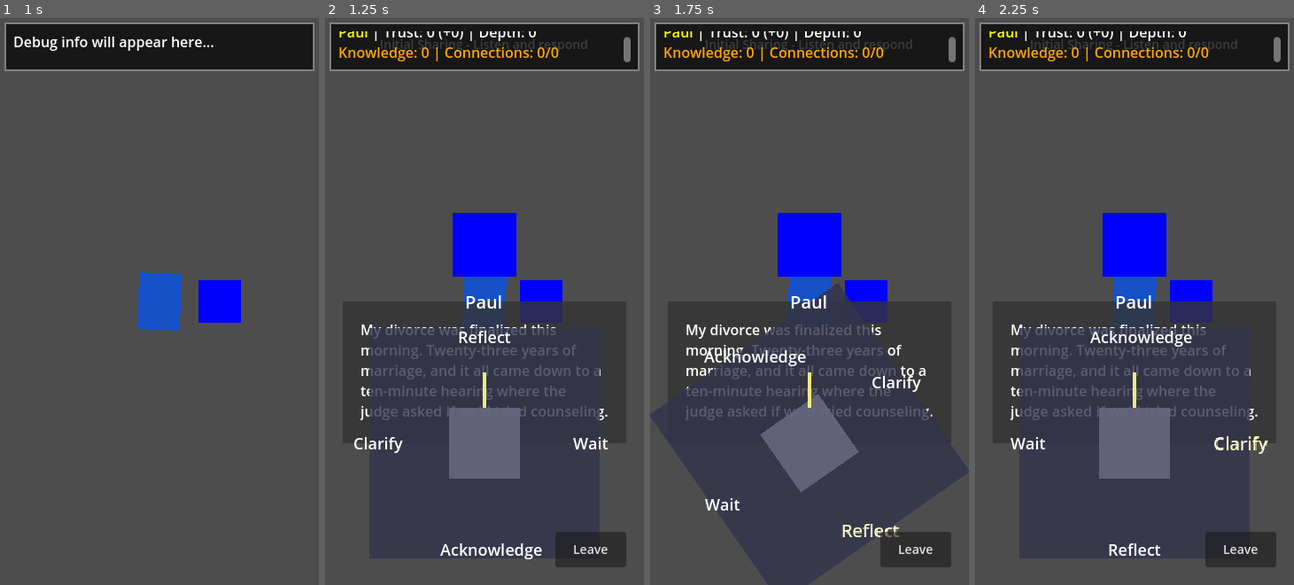
Above: before the commit, frames 1-4 (left to right).
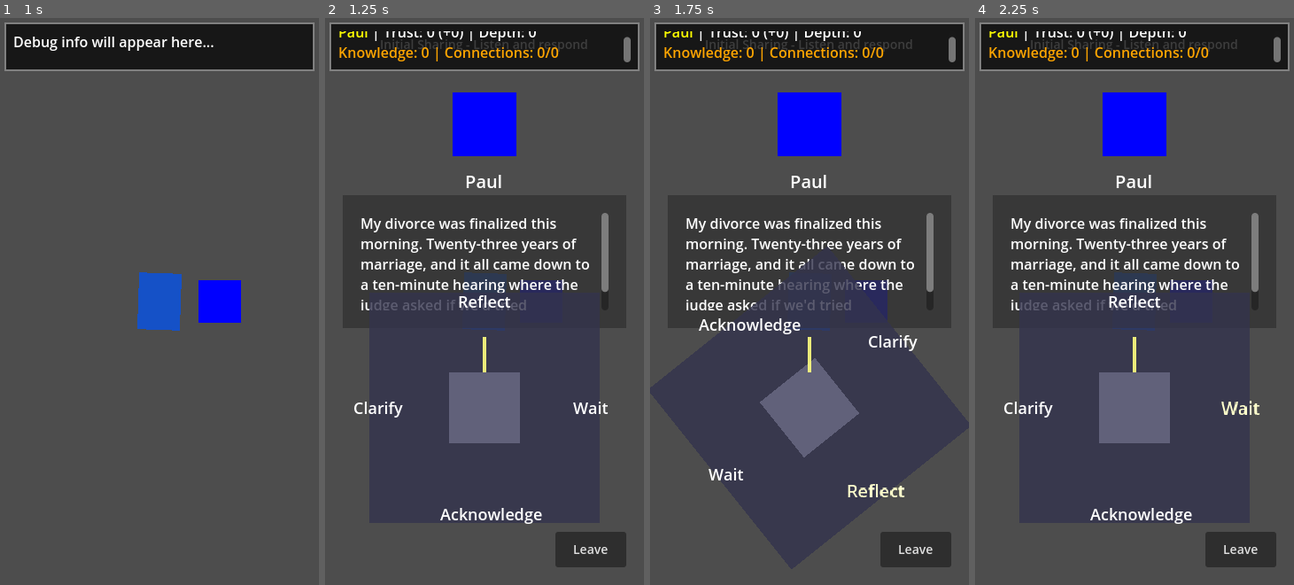
Above: after the commit, the same moments.

Repository: mgsrevolver/bedbound
Game: Godot game, scene res://scenes/Main.tscn
Two runs of this game, one before a commit and one after it. Both use one fixed random seed, a clock stepped at 60 frames per second and the inputs below.
Inputs (mouse positions are in pixels of both pictures, inside the frame that each line leads up to):
- Up to frame 1 (1 s): tap Enter at 0.5 s; move the mouse to (229, 273) at 0.52 s; hold D (move_right) from 0.53 s (still down); click (229, 273) at 0.67 s
- Up to frame 2 (1.25 s): keep holding D (move_right)
- Up to frame 3 (1.75 s): release D (move_right) at 1.25 s; drag from (745, 329) to (809, 301) at 1.27 s
- Up to frame 4 (2.25 s): move the mouse to (1166, 176) at 2.02 s; hold D (move_right) from 2.03 s (still down)

Frame 1 is identical in both runs. In frame 2, 14% of the frame differs, in the area x 9-89%, y 13-96%; in frame 3, 14%, in the area x 5-89%, y 13-92%; in frame 4, 14%.

Commit message:
conversation cooldown

Diff:
--- a/scenes/ui/ConversationWheel.tscn
+++ b/scenes/ui/ConversationWheel.tscn
@@ -15,9 +15,9 @@
 anchor_left = 0.0
 anchor_right = 1.0
 offset_left = 20.0
-offset_top = 320.0
+offset_top = 200.0
 offset_right = -20.0
-offset_bottom = 480.0
+offset_bottom = 350.0
 
 [node name="DialogueText" type="RichTextLabel" parent="DialoguePanel"]
 layout_mode = 1
--- a/scripts/dialogue/DialogueManager.gd
+++ b/scripts/dialogue/DialogueManager.gd
@@ -106,6 +106,10 @@
 
 func _on_conversation_left():
 	print("DialogueManager: Player left conversation - saving state")
+	# Clear the conversation cooldown when leaving early
+	if current_npc:
+		current_npc.conversation_cooldown = false
+		print("DialogueManager: Cleared conversation cooldown for early exit")
 	# Save current conversation state in the NPC (it's already saved)
 	# Just exit to overworld without resetting NPC state
 	end_dialogue()
--- a/scripts/ui/ConversationWheel.gd
+++ b/scripts/ui/ConversationWheel.gd
@@ -82,10 +82,10 @@
 	leave_button.pressed.connect(_on_leave_pressed)
 	add_child(leave_button)
 
-	# Create NPC portrait in middle area
+	# Create NPC portrait in upper middle area (after debug panel)
 	npc_portrait = Control.new()
 	npc_portrait.name = "NPCPortrait"
-	npc_portrait.position = Vector2(screen_size.x * 0.5, screen_size.y * 0.4)
+	npc_portrait.position = Vector2(screen_size.x * 0.5, 120)  # Fixed position below debug panel
 	add_child(npc_portrait)
 
 	# Create portrait sprite (will be updated when NPC is set)
@@ -131,10 +131,10 @@
 			update_selection_indicator()
 
 func setup_wheel():
-	# Set up the wheel in the bottom area, below the NPC portrait area
+	# Set up the wheel at the bottom, with proper spacing
 	var screen_size = get_viewport().get_visible_rect().size
-	# Position wheel in bottom area - below debug (60px) + portrait area (~200px) + margin
-	var wheel_center = Vector2(screen_size.x * 0.5, screen_size.y * 0.75)
+	# Position wheel at bottom with margin for leave button
+	var wheel_center = Vector2(screen_size.x * 0.5, screen_size.y - 200)  # 200px from bottom
 
 	wheel_container.position = wheel_center
 	selection_indicator.position = wheel_center
@@ -531,9 +531,9 @@
 	continue_button.custom_minimum_size = Vector2(150, 60)
 	continue_button.add_theme_font_size_override("font_size", 18)
 
-	# Position button in center where wheel was
+	# Position continue button where wheel was
 	var screen_size = get_viewport().get_visible_rect().size
-	var center_pos = Vector2(screen_size.x * 0.5, screen_size.y * 0.35)
+	var center_pos = Vector2(screen_size.x * 0.5, screen_size.y - 200)  # Same as wheel position
 	continue_button.position = center_pos - continue_button.custom_minimum_size * 0.5
 
 	continue_button.pressed.connect(func():
